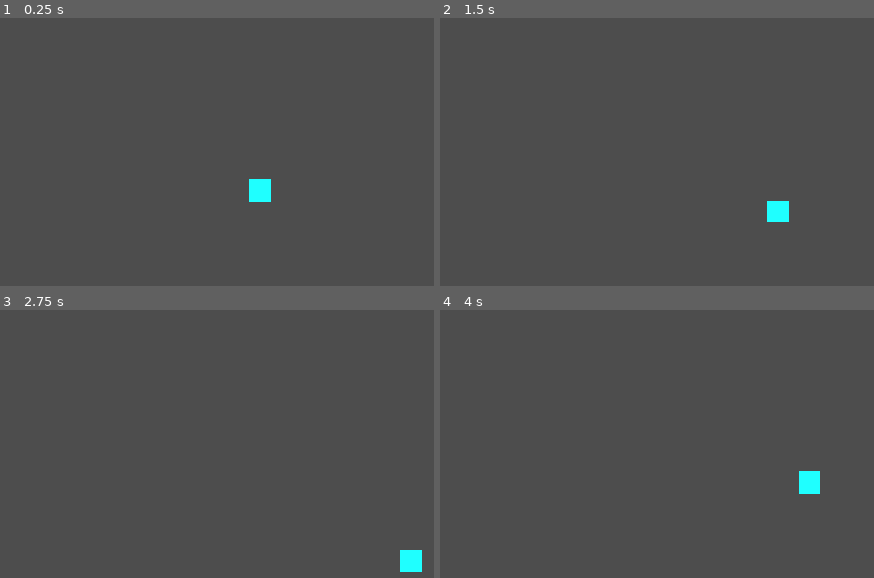
Above: before the commit, frames 1-4 (two rows, left to right).
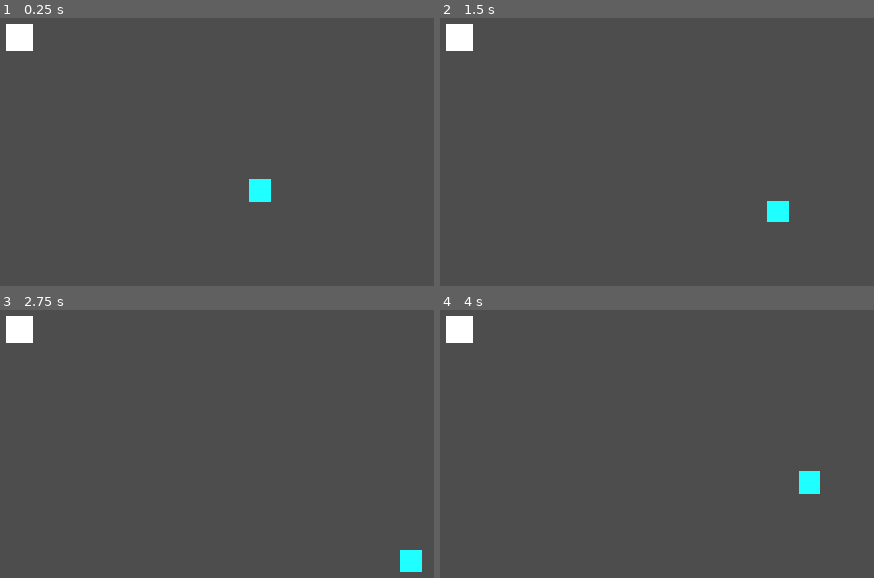
Above: after the commit, the same moments.

Repository: sujalgenius/forgotten-lab
Game: Godot game, scene res://game.tscn
Same seed, same stepped clock (60 frames per second), same inputs: the game is played once before the commit and once after it.
Inputs:
- Up to frame 1 (0.25 s): no input
- Up to frame 2 (1.5 s): tap Enter (ui_accept) at 0.5, 0.6, 0.77, 1.07, 1.35 s; hold Right (ui_right) 0.53-1.28 s; hold Down (ui_down) from 1.28 s (still down)
- Up to frame 3 (2.75 s): tap Enter (ui_accept) at 1.52, 1.82, 2.1 s; release Down (ui_down) at 2.03 s; hold Right (ui_right) from 2.03 s (still down)
- Up to frame 4 (4 s): release Right (ui_right) at 2.78 s; hold Up (ui_up) 2.78-3.53 s; tap Enter (ui_accept) at 2.85, 3.02, 3.32, 3.6, 3.77 s; hold Left (ui_left) from 3.53 s (still down)

The runs differ from the first frame. In frame 1, 0.6% of the frame differs, in the area x 1-8%, y 2-13%; in frame 2, 0.6%; in frame 3, 0.6%; in frame 4, 0.6%.

Commit message:
added npc, invisible detection, E key dialogue
added NPC with invisible proximity detection and E key dialogue

Diff:
--- a/forgotten-lab/game.tscn
+++ b/forgotten-lab/game.tscn
@@ -1,11 +1,16 @@
 [gd_scene format=3 uid="uid://cpevfpbhh4i4c"]
 
 [ext_resource type="Script" uid="uid://biav7yqv6nrnf" path="res://player.gd" id="1_80nbo"]
+[ext_resource type="Script" uid="uid://ccnkanly6qj8f" path="res://npc.gd" id="2_e2o6t"]
 
 [sub_resource type="TileSet" id="TileSet_e2o6t"]
 tile_size = Vector2i(32, 32)
 
 [sub_resource type="RectangleShape2D" id="RectangleShape2D_pjnjc"]
+size = Vector2(32, 32)
+
+[sub_resource type="RectangleShape2D" id="RectangleShape2D_ioscw"]
+size = Vector2(80, 80)
 
 [node name="Game" type="Node2D" unique_id=75250740]
 
@@ -26,3 +31,16 @@
 offset_transform_enabled = true
 offset_transform_position = Vector2(-16, -16)
 color = Color(0.12156863, 1, 1, 1)
+
+[node name="Area2D" type="Area2D" parent="." unique_id=960426535]
+position = Vector2(200, 100)
+script = ExtResource("2_e2o6t")
+
+[node name="CollisionShape2D" type="CollisionShape2D" parent="Area2D" unique_id=1933153702]
+shape = SubResource("RectangleShape2D_ioscw")
+
+[node name="ColorRect" type="ColorRect" parent="Area2D" unique_id=7019727]
+offset_right = 40.0
+offset_bottom = 40.0
+offset_transform_enabled = true
+offset_transform_position = Vector2(-16, -16)
--- /dev/null
+++ b/forgotten-lab/npc.gd
@@ -0,0 +1,21 @@
+extends Area2D
+
+var player_nearby = false
+
+func _ready():
+	body_entered.connect(_on_body_entered)
+	body_exited.connect(_on_body_exited)
+
+func _on_body_entered(body):
+	if body.name == "CharacterBody2D":
+		player_nearby = true
+		print("Player is nearby. Press E to talk!")
+
+func _on_body_exited(body):
+	if body.name == "CharacterBody2D":
+		player_nearby = false
+		print("Player walked away.")
+
+func _process(delta):
+	if player_nearby and Input.is_action_just_pressed("ui_accept"):
+		print("Hello! I'm a scientist and I have no idea where I kept my stuff!")
--- a/forgotten-lab/project.godot
+++ b/forgotten-lab/project.godot
@@ -22,6 +22,14 @@
 
 [input]
 
+ui_accept={
+"deadzone": 0.5,
+"events": [Object(InputEventKey,"resource_local_to_scene":false,"resource_name":"","device":16,"window_id":0,"alt_pressed":false,"shift_pressed":false,"ctrl_pressed":false,"meta_pressed":false,"pressed":false,"keycode":4194309,"physical_keycode":0,"key_label":0,"unicode":0,"location":0,"echo":false,"script":null)
+, Object(InputEventKey,"resource_local_to_scene":false,"resource_name":"","device":16,"window_id":0,"alt_pressed":false,"shift_pressed":false,"ctrl_pressed":false,"meta_pressed":false,"pressed":false,"keycode":4194310,"physical_keycode":0,"key_label":0,"unicode":0,"location":0,"echo":false,"script":null)
+, Object(InputEventKey,"resource_local_to_scene":false,"resource_name":"","device":16,"window_id":0,"alt_pressed":false,"shift_pressed":false,"ctrl_pressed":false,"meta_pressed":false,"pressed":false,"keycode":32,"physical_keycode":0,"key_label":0,"unicode":32,"location":0,"echo":false,"script":null)
+, Object(InputEventKey,"resource_local_to_scene":false,"resource_name":"","device":16,"window_id":0,"alt_pressed":false,"shift_pressed":false,"ctrl_pressed":false,"meta_pressed":false,"pressed":false,"keycode":0,"physical_keycode":69,"key_label":0,"unicode":0,"location":0,"echo":false,"script":null)
+]
+}
 ui_left={
 "deadzone": 0.5,
 "events": [Object(InputEventKey,"resource_local_to_scene":false,"resource_name":"","device":16,"window_id":0,"alt_press …(195 unchanged characters)…
Not shown, added: forgotten-lab/npc.gd.uid
